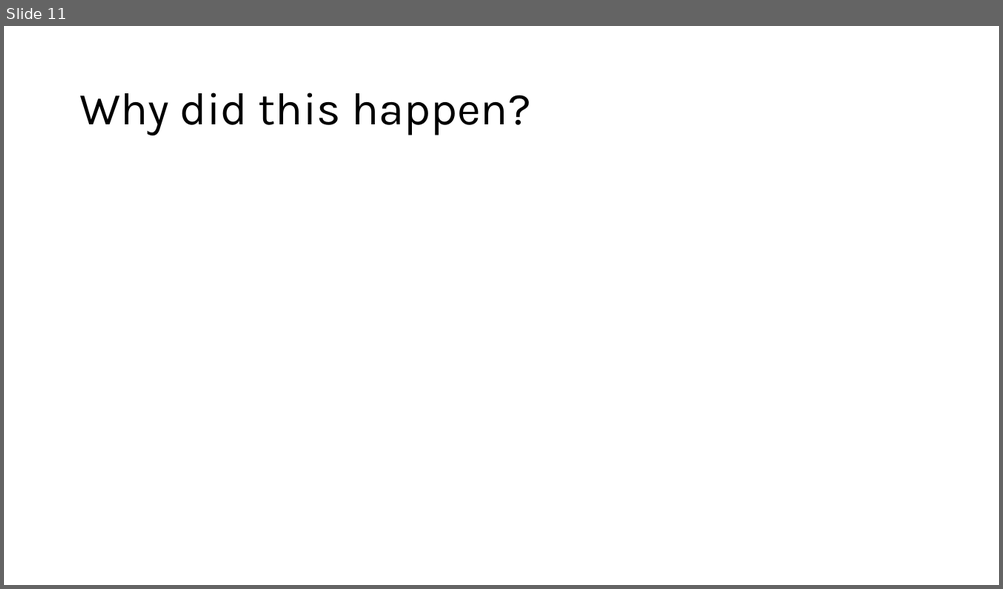
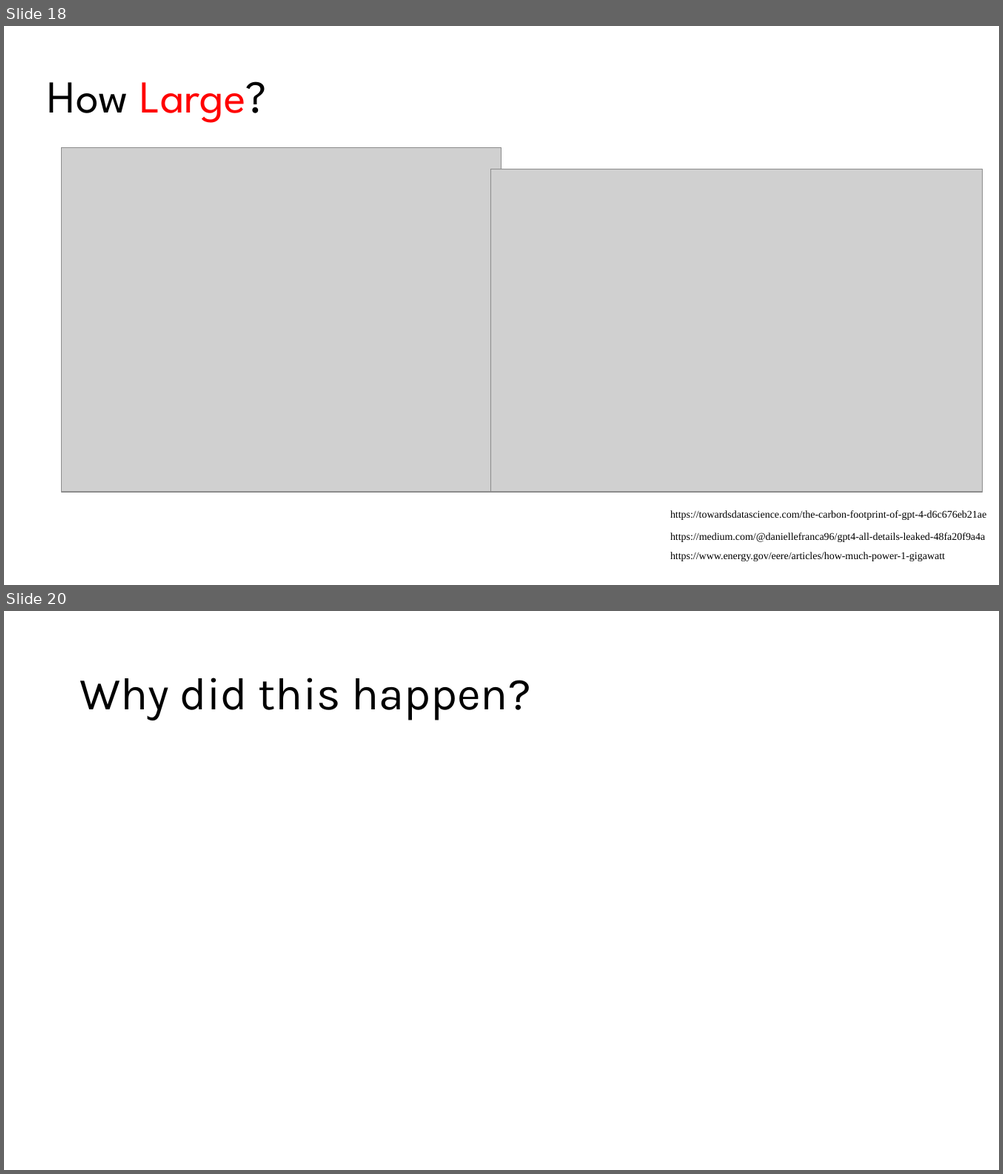
Before and after one commit to MENGHSUANCHUNG/24SS_NLP_workshop, a slide deck: Week07_Comparison/WEEK07.pptx. Shown one above the other, each under a label of ours: slide 11 before the commit, slides 18 and 20 after it; the slides between them are not shown. The pictures are 1003x589 and 1003x1174 pixels, drawn with LibreOffice and Linux fonts; fonts in the diff are those of the drawing; grey boxes stand for pictures. Boxes give left, top, right and bottom in pixels: in the first picture for what was removed or moved away, otherwise in the second. Text is boxed around its words. In the diff, an @@ line names an element or a change of style, - is before the commit and + after.

```diff
--- a/Week07_Comparison/WEEK07.pptx
+++ b/Week07_Comparison/WEEK07.pptx
@@ slide 18 added at box(4, 26, 999, 585), background #FFFFFF @@
@@ text added at box(48, 82, 267, 123), 44 pt, text #FF0000 @@
+How Large?
@@ picture added at box(62, 147, 502, 492) @@
@@ picture added at box(490, 170, 982, 492) @@
@@ text added at box(670, 511, 986, 520), 10 pt, text #000000 @@
+https://towardsdatascience.com/the-carbon-footprint-of-gpt-4-d6c676eb21ae
@@ text added at box(670, 533, 984, 543), 10 pt, text #000000 @@
+https://medium.com/@daniellefranca96/gpt4-all-details-leaked-48fa20f9a4a
@@ text added at box(670, 552, 945, 562), 10 pt, text #000000 @@
+https://www.energy.gov/eere/articles/how-much-power-1-gigawatt
@@ what was slide 11 is now slide 20 @@
```
Also in this commit, not shown: 1 slide changed, 12 other slides added, 1 slide removed.
